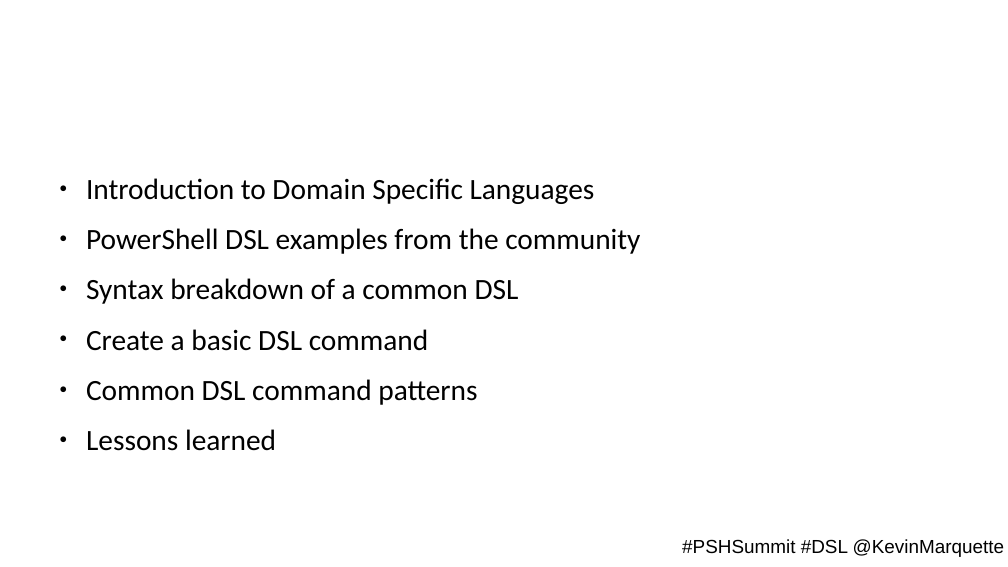
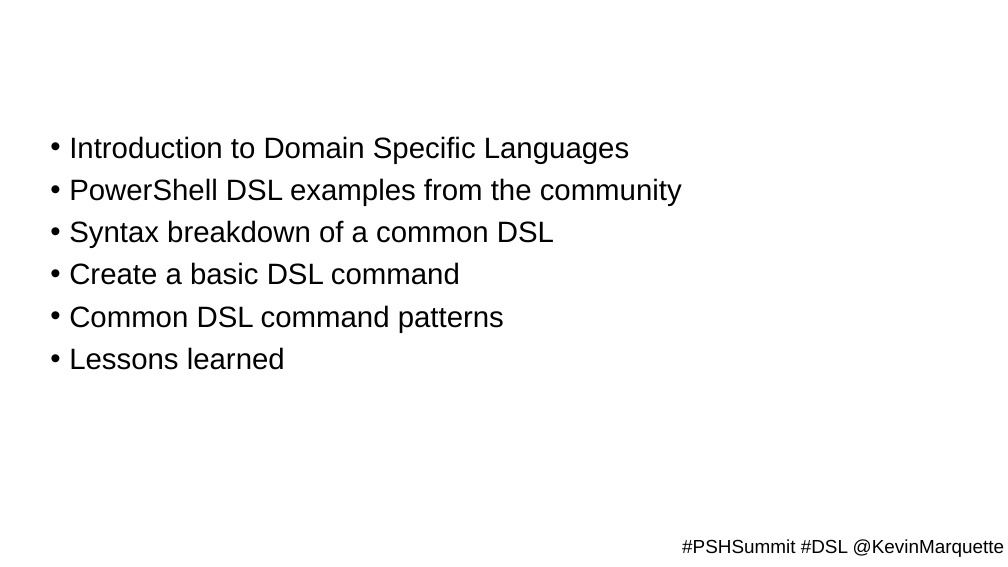
Before and after one commit to KevinMarquette/DSLPresentation, a slide deck: slide 3 of PSSummit-DSL.pptx (slide 10 before the commit). Drawn at 1008x567 pixels with LibreOffice and Linux fonts; fonts in the diff are those of the drawing; background and template pictures are left out. Boxes give left, top, right and bottom in pixels: in the first picture for what was removed or moved away, otherwise in the second. Text is boxed around its words. In the diff, an @@ line names an element or a change of style, - is before the commit and + after.

```diff
--- a/PSSummit-DSL.pptx
+++ b/PSSummit-DSL.pptx
@@ text "Introduction to Domain Specific Languages" at box(69, 136, 682, 370): font Calibri to Arial; bullet ● to •; line spacing 1 to 0.9; less space between paragraphs @@
```
Also in this commit, not shown: 5 other slides changed, 5 slides added, 7 slides removed, 7 other files.
